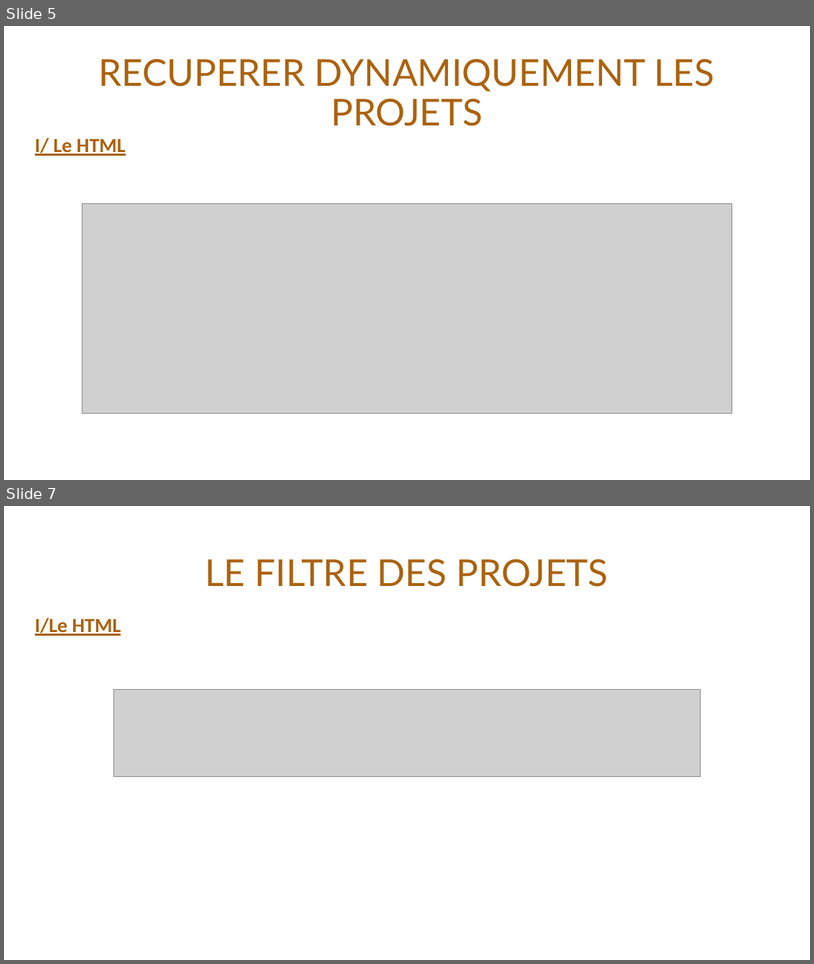
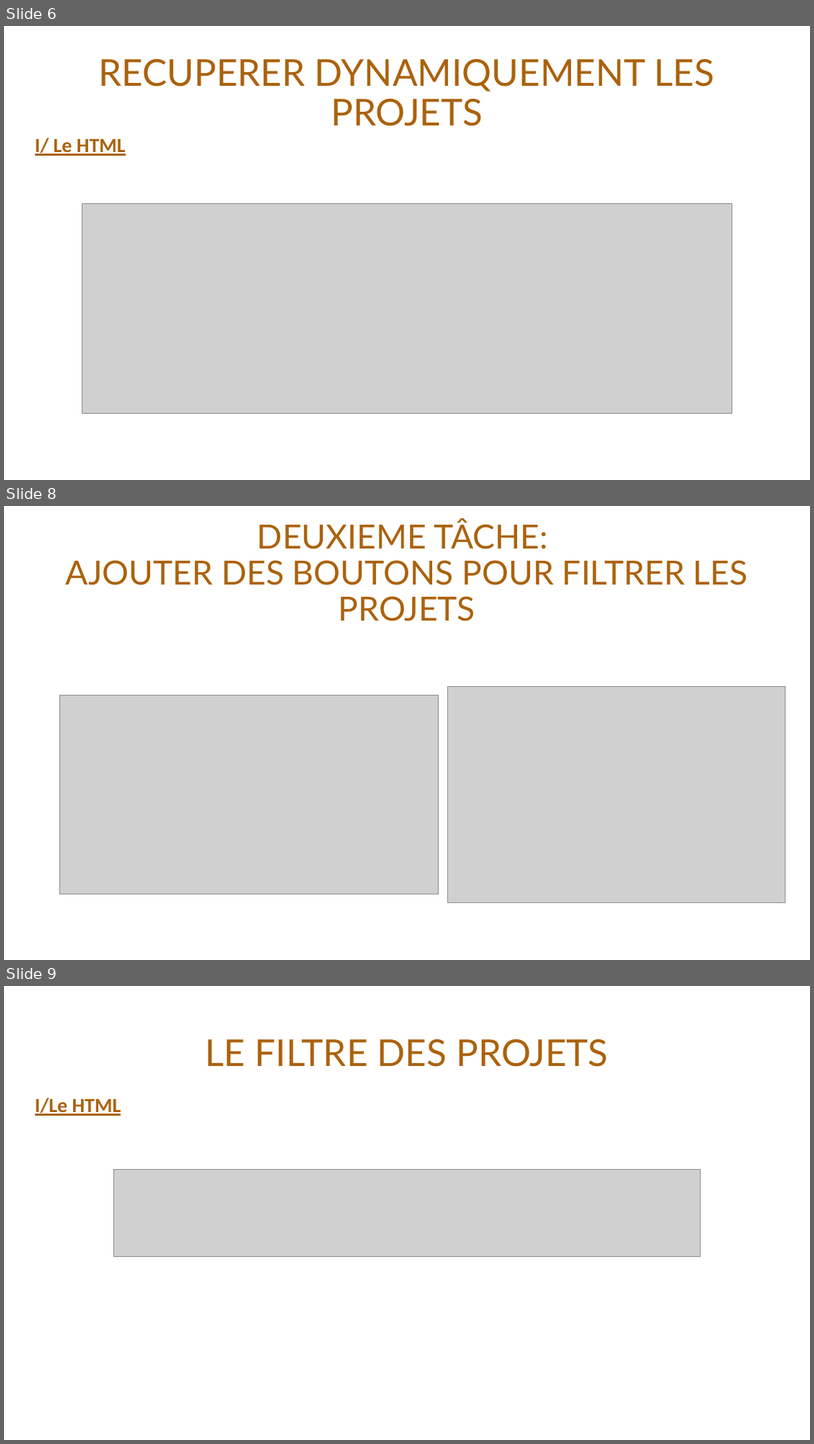
Before and after one commit to VinceDS99/Projet-3-Bluel, a slide deck: Bluel.pptx. Shown one above the other, each under a label of ours: slides 5 and 7 before the commit, slides 6, 8 and 9 after it; the slides between them are not shown. The pictures are 814x964 and 814x1444 pixels, drawn with LibreOffice and Linux fonts; fonts in the diff are those of the drawing; grey boxes stand for pictures. Boxes give left, top, right and bottom in pixels: in the first picture for what was removed or moved away, otherwise in the second. Text is boxed around its words. In the diff, an @@ line names an element or a change of style, - is before the commit and + after.

Commit message:
Finalisation projet Bluel

```diff
--- a/Bluel.pptx
+++ b/Bluel.pptx
@@ slide 8 added at [4, 506, 810, 960], background #FFFFFF @@
@@ title added at [66, 520, 748, 621], 39.6 pt, text #AB620D @@
+DEUXIEME TÂCHE:
+AJOUTER DES BOUTONS POUR FILTRER LES PROJETS
@@ picture added at [59, 695, 439, 894] @@
@@ picture added at [448, 686, 786, 903] @@
@@ what was slide 5 is now slide 6 @@
@@ what was slide 7 is now slide 9 @@
```
Also in this commit, not shown: 4 slides changed, 10 other slides added, 25 other files.
